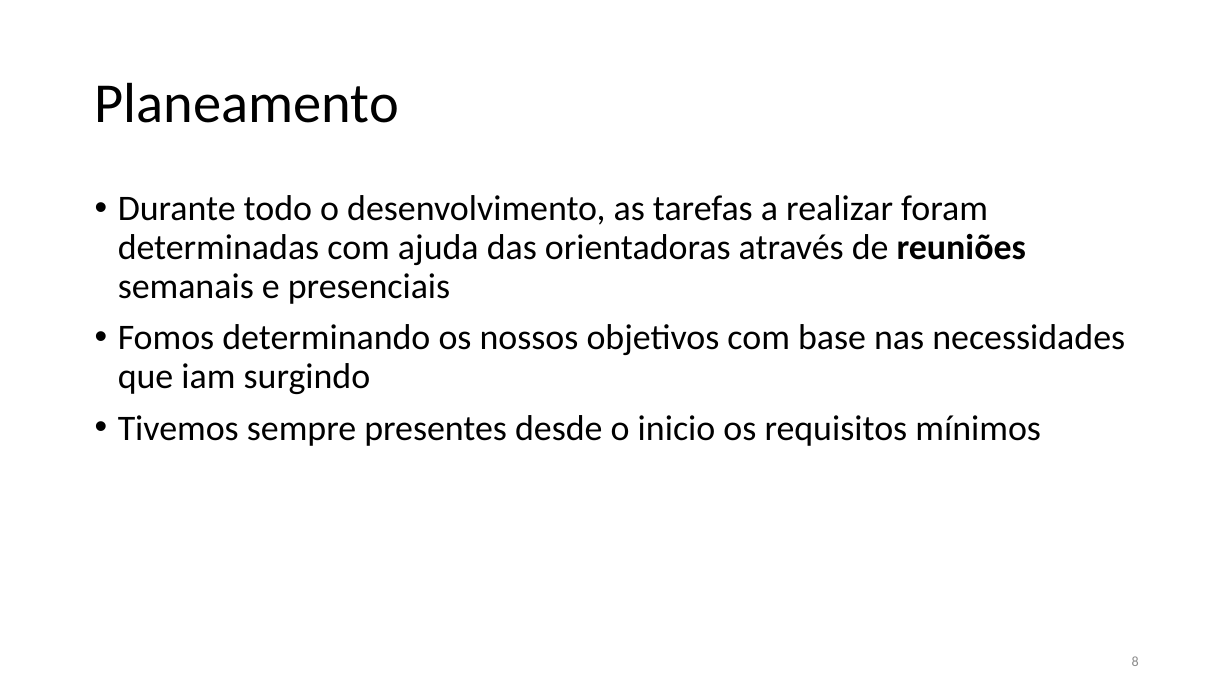
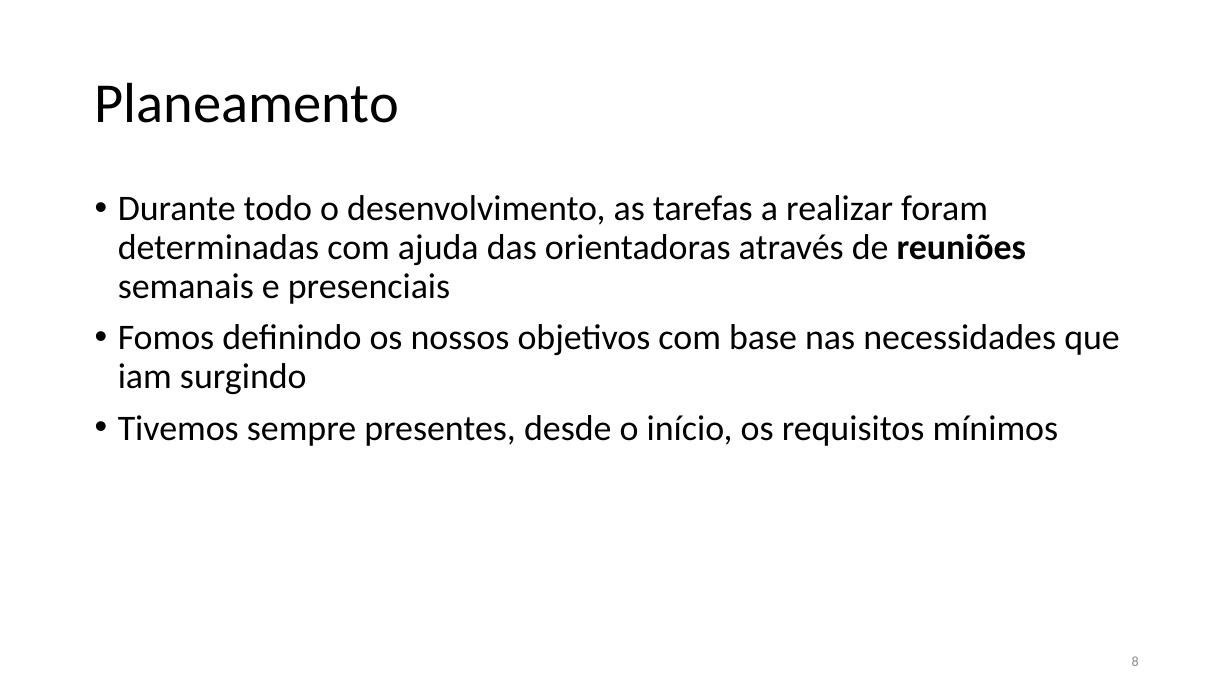
Before and after one commit to xQsme/RLP_Qt, a slide deck: slide 8 of powerpoint_defesa.pptx. Drawn at 1232x693 pixels with LibreOffice and Linux fonts; fonts in the diff are those of the drawing. Boxes give left, top, right and bottom in pixels: in the first picture for what was removed or moved away, otherwise in the second. Text is boxed around its words. In the diff, an @@ line names an element or a change of style, - is before the commit and + after.

```diff
--- a/powerpoint_defesa.pptx
+++ b/powerpoint_defesa.pptx
@@ text at box(118, 324, 1120, 446): text changed @@
-• Fomos determinando os nossos objetivos com base nas necessidades que iam surgindo
-• Tivemos sempre presentes desde o inicio os requisitos mínimos
+• Fomos definindo os nossos objetivos com base nas necessidades que iam surgindo
+• Tivemos sempre presentes, desde o início, os requisitos mínimos
```
Also in this commit, not shown: 10 other slides changed, 6 other files.
